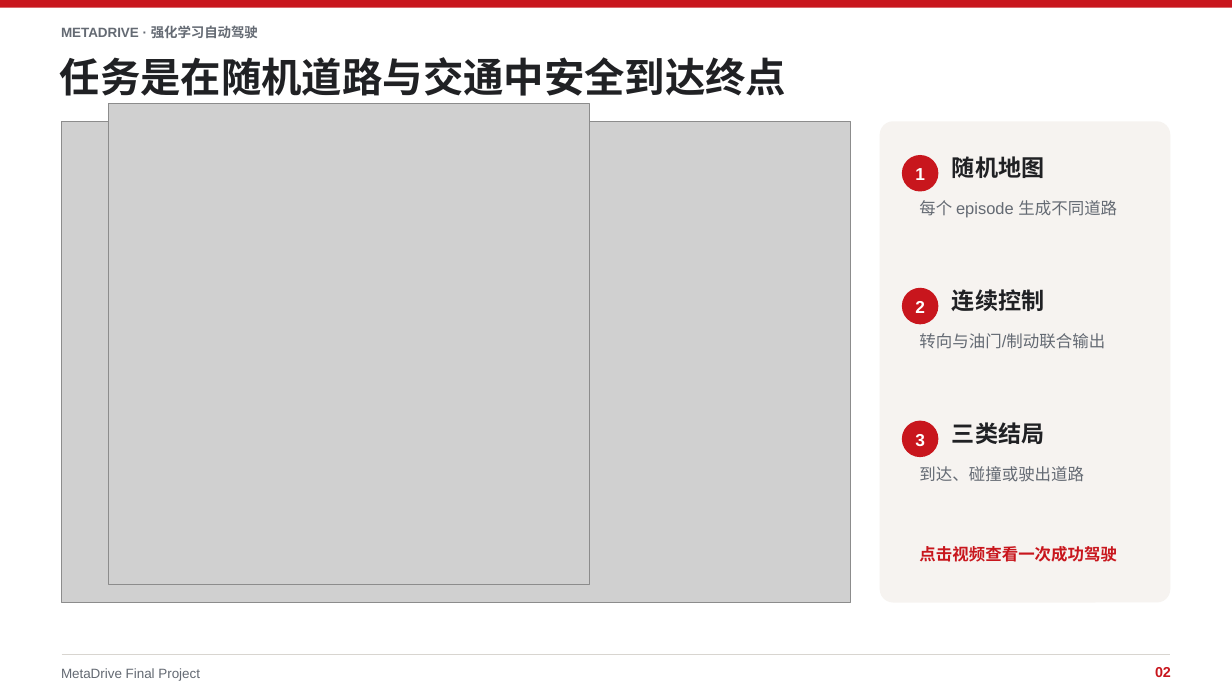
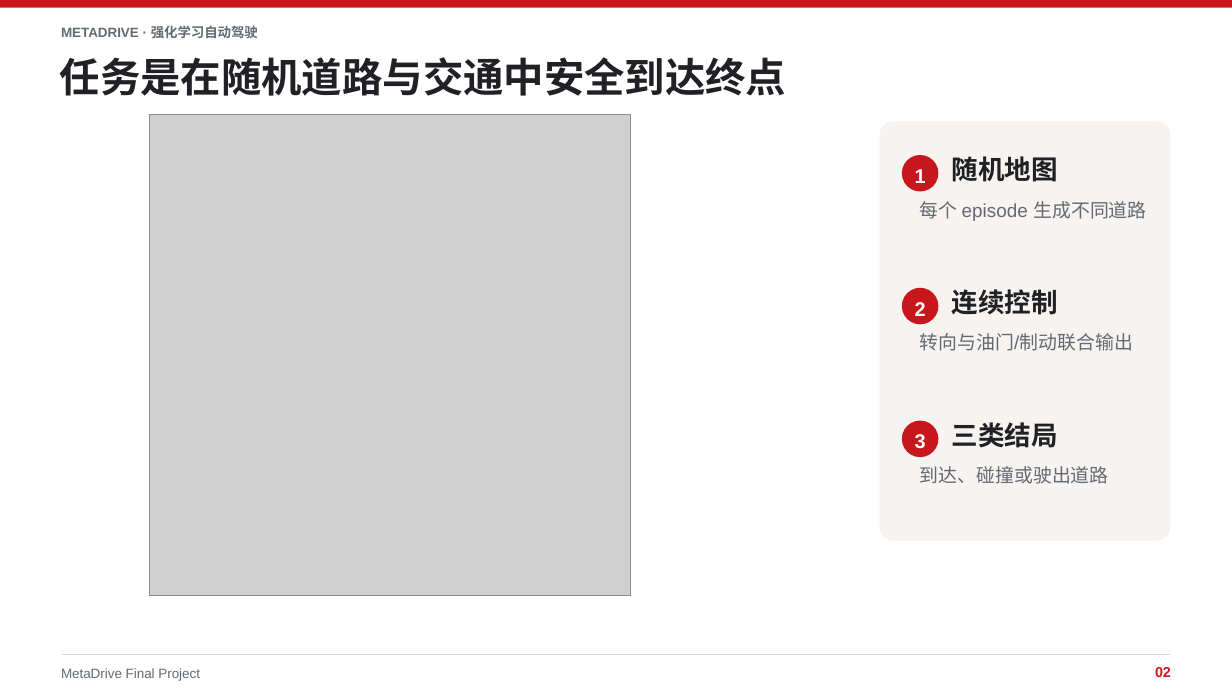
Before and after one commit to xiaoli11155/MetaDrive-FinalProject, a slide deck: slide 2 of ppt/MetaDrive_强化学习自动驾驶_最终汇报.pptx. Drawn at 1232x693 pixels with LibreOffice and Linux fonts; fonts in the diff are those of the drawing; grey boxes stand for pictures. Boxes give left, top, right and bottom in pixels: in the first picture for what was removed or moved away, otherwise in the second. Text is boxed around its words. In the diff, an @@ line names an element or a change of style, - is before the commit and + after.

```diff
--- a/ppt/MetaDrive_强化学习自动驾驶_最终汇报.pptx
+++ b/ppt/MetaDrive_强化学习自动驾驶_最终汇报.pptx
@@ picture: place and size @@
-picture at bbox=[108, 104, 590, 585]
+picture at bbox=[150, 115, 631, 596]
@@ rounded rectangle removed at bbox=[62, 121, 851, 603] @@
@@ picture removed at bbox=[62, 121, 851, 603] @@
@@ rounded rectangle: place and size @@
-rounded rectangle at bbox=[880, 121, 1171, 603]
+rounded rectangle at bbox=[880, 121, 1171, 541]
@@ size 18 to 20.7 pt in 3 elements at bbox=[952, 156, 1058, 182], bbox=[952, 289, 1058, 315], bbox=[952, 422, 1058, 448] @@
@@ size 13.5 to 15.5 pt in 3 elements at bbox=[915, 169, 926, 183], bbox=[915, 302, 926, 316], bbox=[915, 434, 926, 449] @@
@@ size 12.8 to 14.7 pt in 3 elements at bbox=[919, 333, 1133, 351], bbox=[919, 201, 1147, 221], bbox=[919, 466, 1108, 484] @@
@@ text removed at bbox=[919, 546, 1117, 562] @@
-点击视频查看一次成功驾驶
```
Also in this commit, not shown: 11 other slides changed, 3 slides added.
